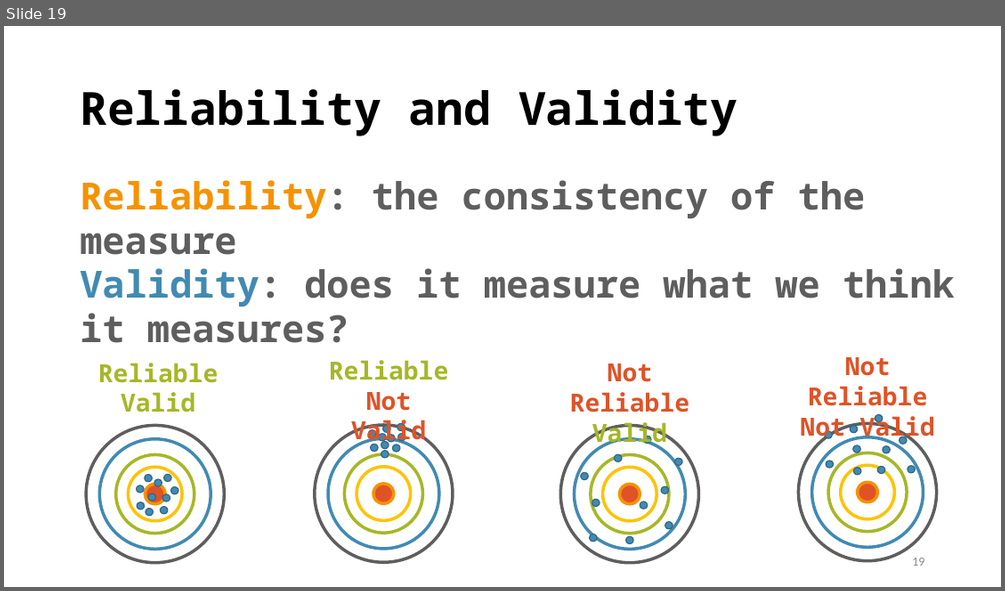
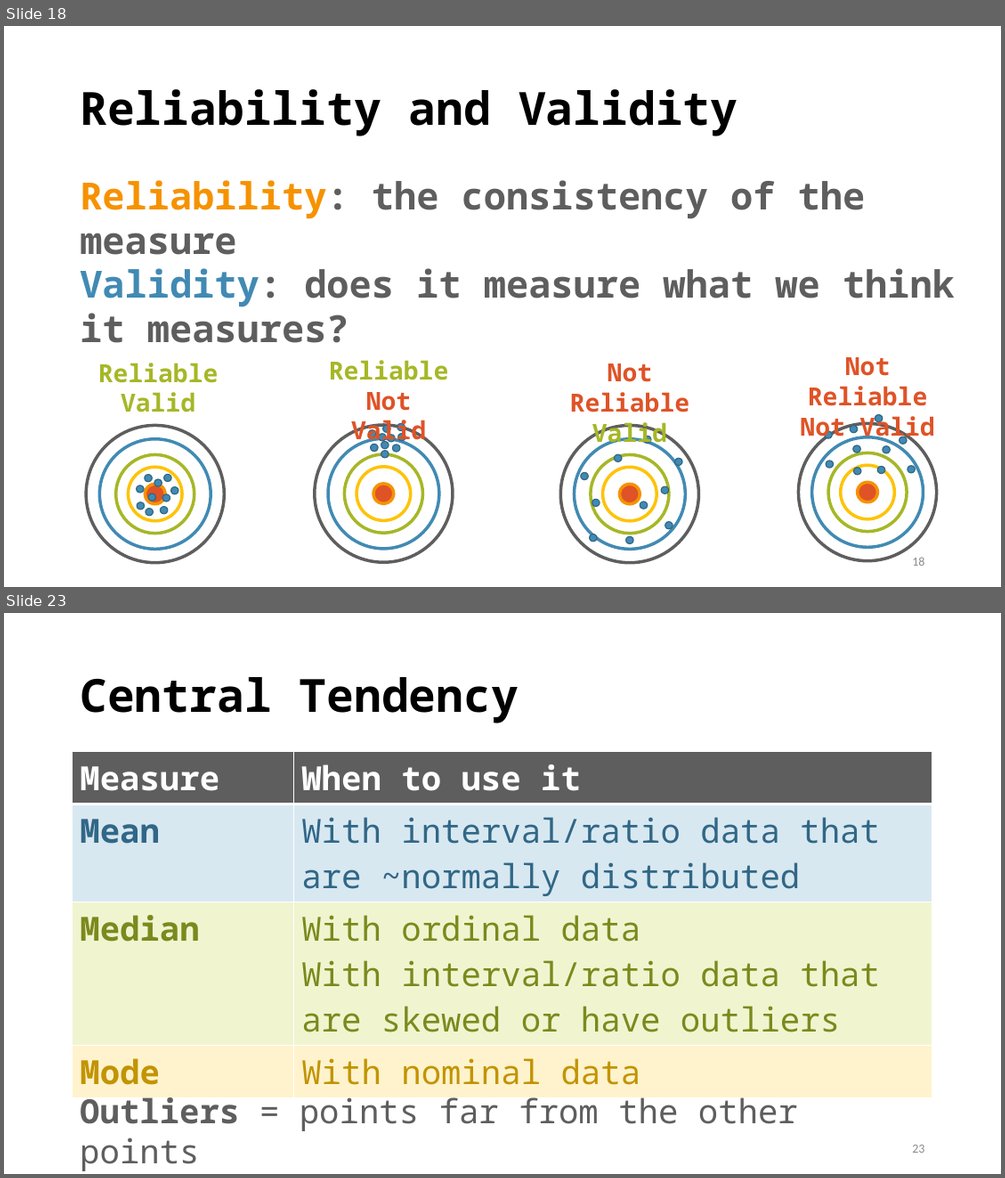
Before and after one commit to TysonStanley/EDU-6050, a slide deck: Slides/03_EDUC_6050_2018.pptx. Shown one above the other, each under a label of ours: slide 19 before the commit, slides 18 and 23 after it; the slides between them are not shown. The pictures are 1005x591 and 1005x1178 pixels, drawn with LibreOffice and Linux fonts; fonts in the diff are those of the drawing. Boxes give left, top, right and bottom in pixels: in the first picture for what was removed or moved away, otherwise in the second. Text is boxed around its words. In the diff, an @@ line names an element or a change of style, - is before the commit and + after.

```diff
--- a/Slides/03_EDUC_6050_2018.pptx
+++ b/Slides/03_EDUC_6050_2018.pptx
@@ slide 23 added at (4, 613, 1001, 1174), background #FFFFFF @@
@@ title added at (80, 677, 518, 723), 44 pt, text #000000, bold @@
+Central Tendency
@@ table added at (73, 751, 933, 1088), 4 rows, 2 columns @@
+Measure | When to use it
+Mean | With interval/ratio data that are ~normally distributed
+Median | With ordinal data / With interval/ratio data that are skewed or have outliers
+Mode | With nominal data
@@ text added at (80, 1092, 798, 1171), 32 pt, text #5E5E5E @@
+Outliers = points far from the other points
@@ page number added at (912, 1144, 924, 1152), 12 pt, text #8C8C8C @@
+23
@@ what was slide 19 is now slide 18 @@
@@ page number at (912, 556, 924, 565): text changed @@
-19
+18
```
Also in this commit, not shown: 1 slide changed, 21 other slides added, 2 slides removed, 9 other files.
